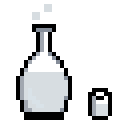
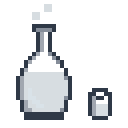
Layer changes from the first (128, 128) image to the second:
painted on "Lager 2" over left=16, top=24, right=112, bottom=120
